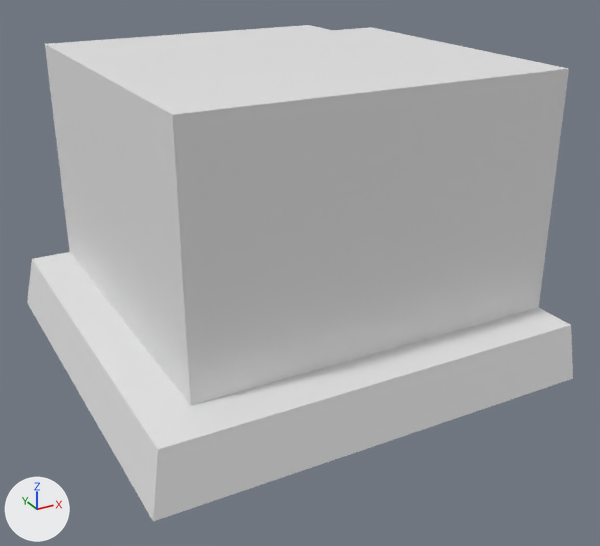
A saved change to the FBX model Assets/Prefabs/Environment/New/2 Sides corner Building.fbx.
Rendered twice from a camera (50 mm lens) standing at (-1.67, -3.27, 1.71) and looking at (0.06, -0.13, 0.14). Arrows for +X, +Y and +Z are at lower left; the lights stay in place. Where no turn or scale is listed for an object, it has been applied to the vertices.

In view in the first picture: '2 Sides Ground', '2 Sides connected House'.
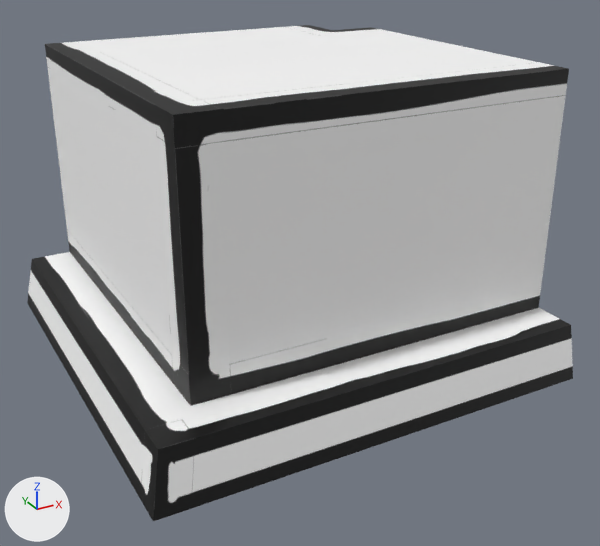
The newer file is also turned or shifted as a whole; pictures and numbers use the older file's frame.

What differs and where, as boxes (x1, y1, x2, y2) in the pictures (600 x 546 px):
```json
{"object": "2 Sides connected House", "change": "surface changed", "before": [45, 25, 569, 406], "after": [45, 25, 569, 406]}
{"object": "2 Sides Ground", "change": "surface changed", "before": [27, 252, 573, 521], "after": [27, 252, 573, 521]}
```

The change, as JSON lines over the scene's bpy script:
```json
{"op": "add", "block": "img_white_base_color_png", "code": ["img_white_base_color_png = load_image('WHITE_Base_color.png', '../../../Art/2D Textures/House/Final/WHITE_Base_color.png', 4096, 4096, 'sRGB')"]}
{"op": "remove", "block": "mat_white", "code": "mat_white.base_color = (0.8, 0.8, 0.8)  # white #e7e7e7"}
{"op": "add", "block": "mat_white", "code": "mat_white.texture = img_white_base_color_png"}
```
